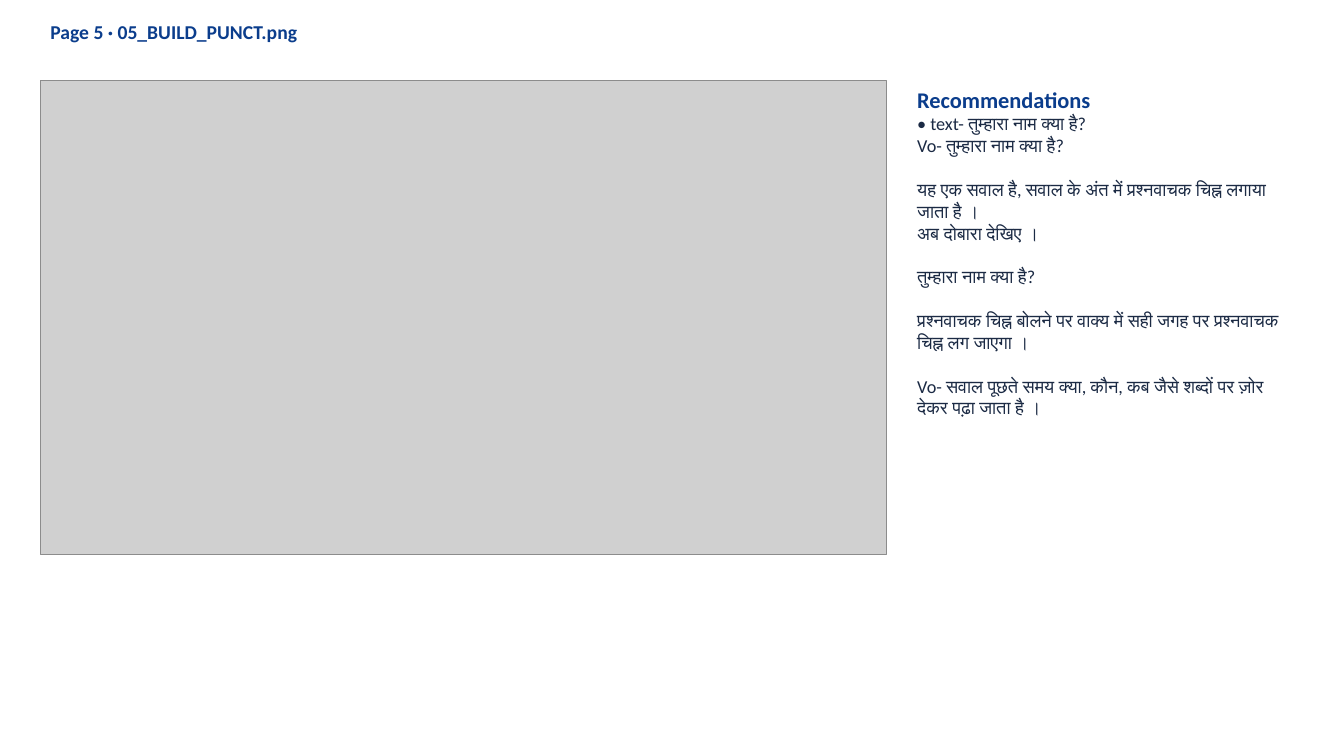
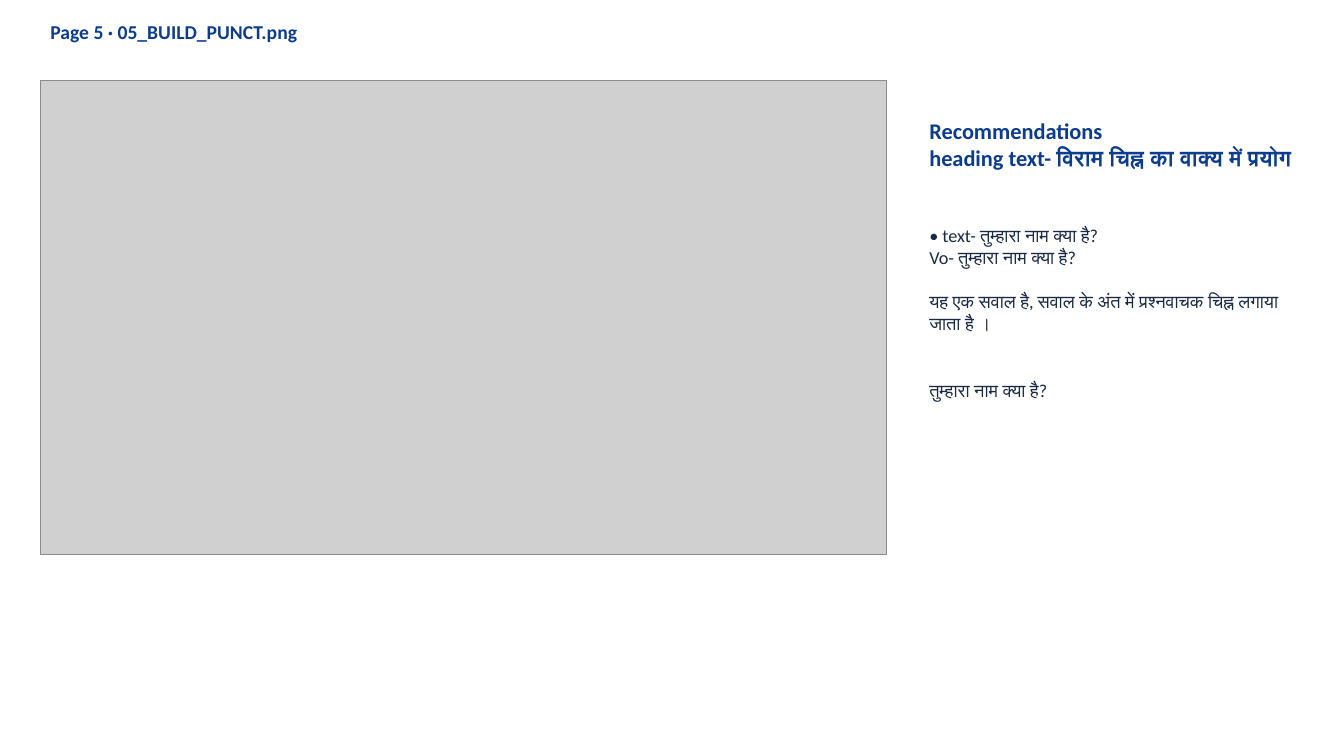
Before and after one commit to 25606mohnish2020-commits/HI02H12_L01_S01, a slide deck: slide 10 of HI02H12_L01_S01_dist-20261019T060950Z-1-001/HI02H12_L01_S01_dist/HI02H12_L01_S01_review.pptx (slide 9 before the commit). Drawn at 1344x756 pixels with LibreOffice and Linux fonts; fonts in the diff are those of the drawing; grey boxes stand for pictures. Boxes give left, top, right and bottom in pixels: in the first picture for what was removed or moved away, otherwise in the second. Text is boxed around its words. In the diff, an @@ line names an element or a change of style, - is before the commit and + after.

```diff
--- a/HI02H12_L01_S01_dist-20261019T060950Z-1-001/HI02H12_L01_S01_dist/HI02H12_L01_S01_review.pptx
+++ b/HI02H12_L01_S01_dist-20261019T060950Z-1-001/HI02H12_L01_S01_dist/HI02H12_L01_S01_review.pptx
@@ text "Recommendations": place and size @@
-text "Recommendations" at (917, 92, 1278, 417)
+text "Recommendations" at (929, 123, 1291, 402)
@@ text at (929, 148, 1291, 170): paragraph added @@
+heading text- विराम चिह्न का वाक्य में प्रयोग
@@ text at (917, 226, 1021, 243): paragraph removed @@
-अब दोबारा देखिए ।
@@ text at (917, 313, 1278, 417): paragraphs removed @@
-प्रश्नवाचक चिह्न बोलने पर वाक्य में सही जगह पर प्रश्नवाचक चिह्न लग जाएगा ।
-Vo- सवाल पूछते समय क्या, कौन, कब जैसे शब्दों पर ज़ोर देकर पढ़ा जाता है ।
```
Also in this commit, not shown: 14 other slides changed, 2 slides added, 1 slide removed, 1 other file.
